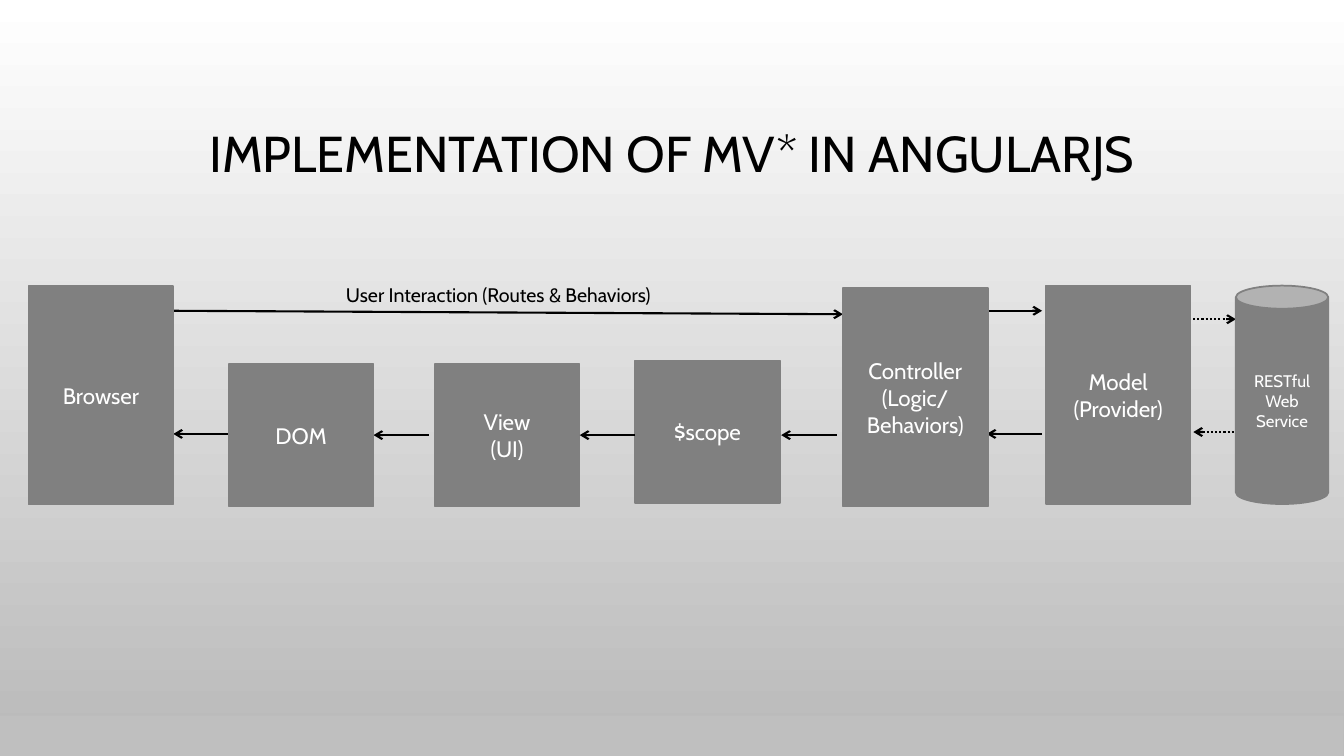
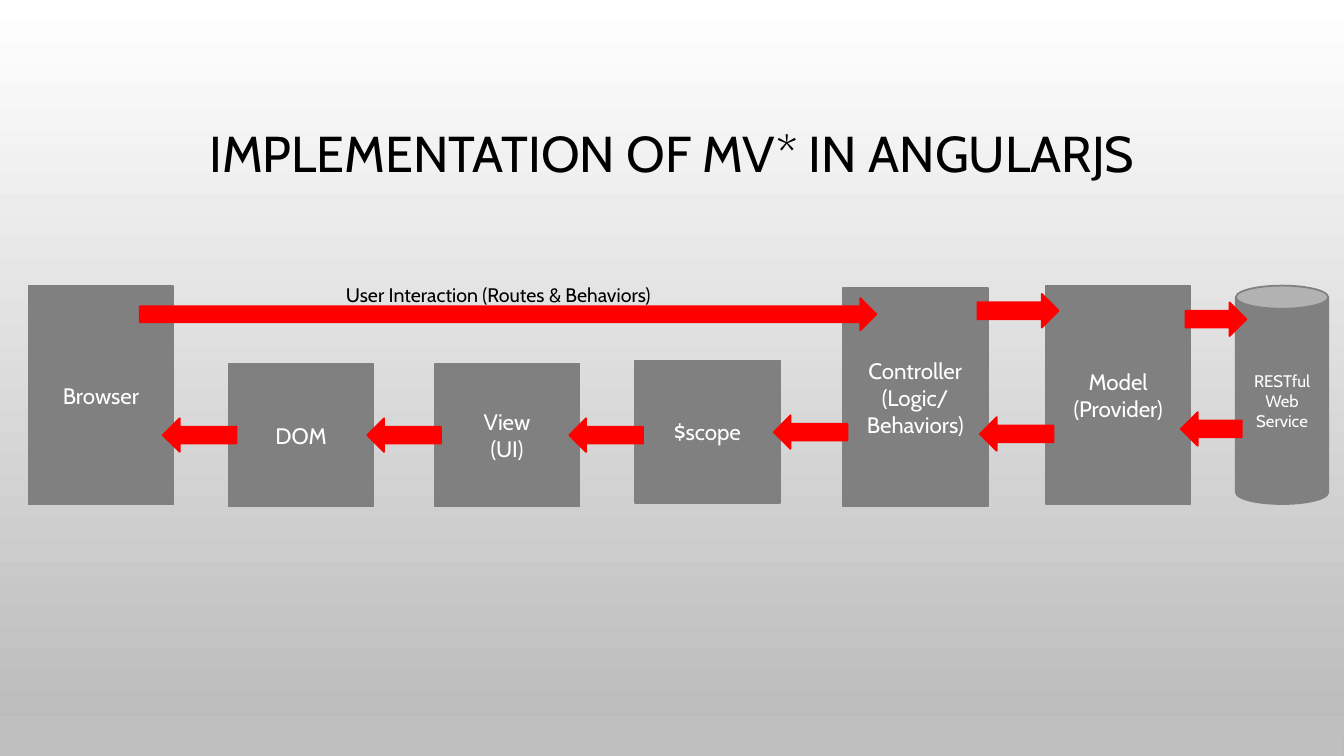
Before and after one commit to spietrek/spsnyc2015, a slide deck: slide 13 of Building SPAs in SharePoint Using AngularJS.pptx. Drawn at 1344x756 pixels with LibreOffice and Linux fonts; fonts in the diff are those of the drawing; background and template pictures are left out. Boxes give left, top, right and bottom in pixels: in the first picture for what was removed or moved away, otherwise in the second. Text is boxed around its words. In the diff, an @@ line names an element or a change of style, - is before the commit and + after.

```diff
--- a/Building SPAs in SharePoint Using AngularJS.pptx
+++ b/Building SPAs in SharePoint Using AngularJS.pptx
@@ right arrow added at box(140, 298, 877, 331), fill #FF0000, outline #FF0000 1.25 pt @@
@@ right arrow added at box(978, 294, 1060, 328), fill #FF0000, outline #FF0000 1.25 pt @@
@@ right arrow added at box(1186, 302, 1246, 336), fill #FF0000, outline #FF0000 1.25 pt @@
@@ right arrow added at box(163, 418, 237, 452), fill #FF0000, outline #FF0000 1.25 pt @@
@@ right arrow added at box(367, 418, 441, 452), fill #FF0000, outline #FF0000 1.25 pt @@
@@ right arrow added at box(570, 418, 643, 452), fill #FF0000, outline #FF0000 1.25 pt @@
@@ right arrow added at box(774, 415, 848, 449), fill #FF0000, outline #FF0000 1.25 pt @@
@@ right arrow added at box(980, 417, 1054, 451), fill #FF0000, outline #FF0000 1.25 pt @@
@@ right arrow added at box(1181, 412, 1241, 446), fill #FF0000, outline #FF0000 1.25 pt @@
```
Also in this commit, not shown: 5 other slides changed.
